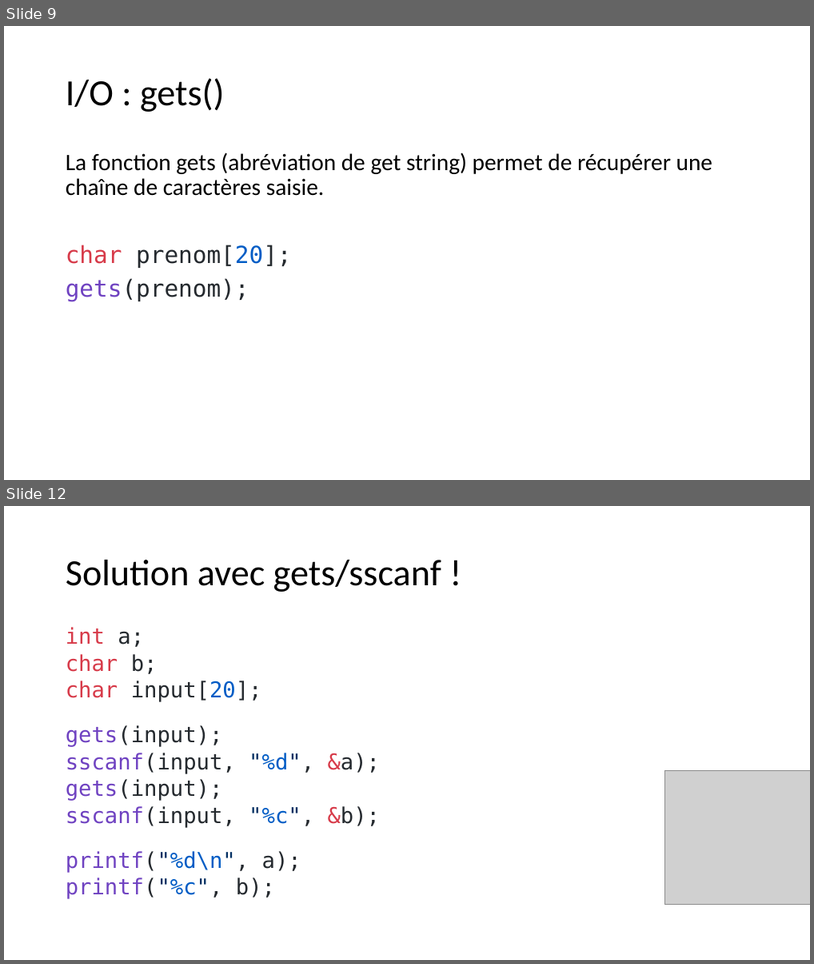
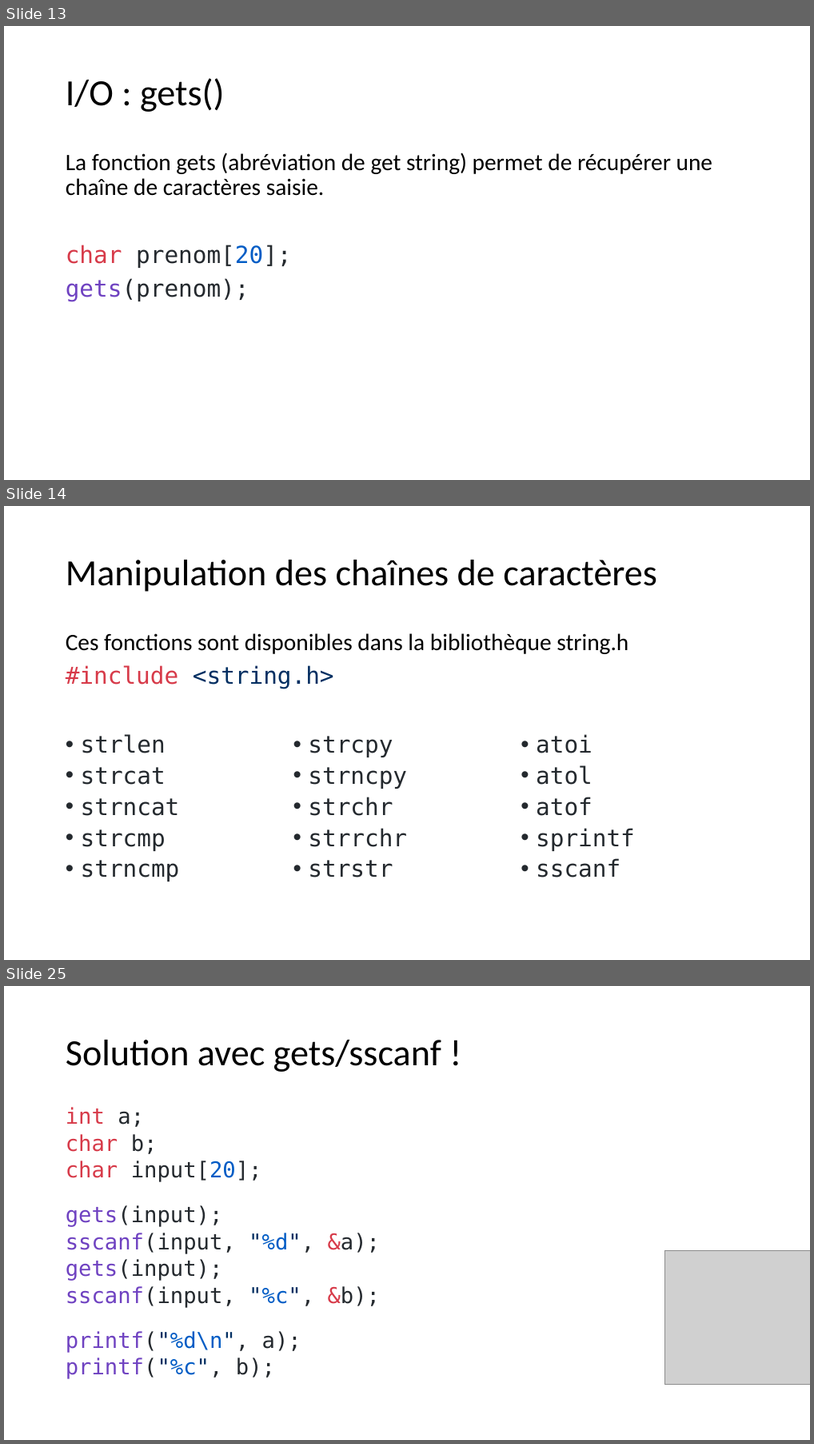
Before and after one commit to standard3/BTS1, a slide deck: 03_Tableaux/tableaux.pptx. Shown one above the other, each under a label of ours: slides 9 and 12 before the commit, slides 13, 14 and 25 after it; the slides between them are not shown. The pictures are 814x964 and 814x1444 pixels, drawn with LibreOffice and Linux fonts; fonts in the diff are those of the drawing; grey boxes stand for pictures. Boxes give left, top, right and bottom in pixels: in the first picture for what was removed or moved away, otherwise in the second. Text is boxed around its words. In the diff, an @@ line names an element or a change of style, - is before the commit and + after.

```diff
--- a/03_Tableaux/tableaux.pptx
+++ b/03_Tableaux/tableaux.pptx
@@ slide 14 added at [4, 506, 810, 960], background #FFFFFF @@
@@ title added at [66, 560, 658, 592], 44 pt, text #000000 @@
+Manipulation des chaînes de caractères
@@ text added at [66, 633, 629, 688], 28 pt, text #000000 @@
+Ces fonctions sont disponibles dans la bibliothèque string.h
+#include <string.h>
@@ text added at [81, 734, 635, 881], 28 pt, text #24292E @@
+• strlen
+• strcat
+• strncat
+• strcmp
+• strncmp
+• strcpy
+• strncpy
+• strchr
+• strrchr
+• strstr
+• atoi
+• atol
+• atof
+• sprintf
+• sscanf
@@ what was slide 9 is now slide 13 @@
@@ what was slide 12 is now slide 25 @@
```
Also in this commit, not shown: 2 slides changed, 12 other slides added, 2 other files.
